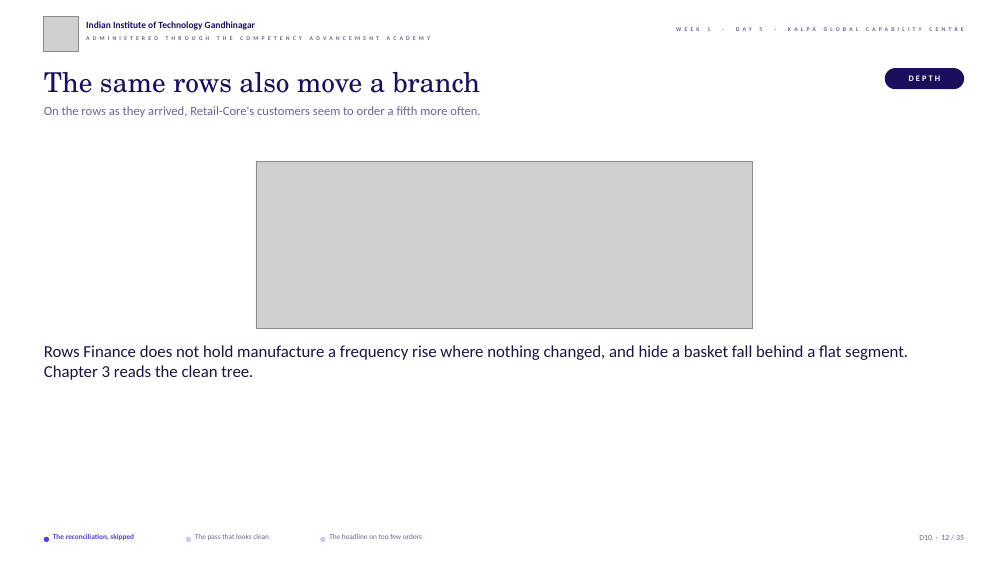
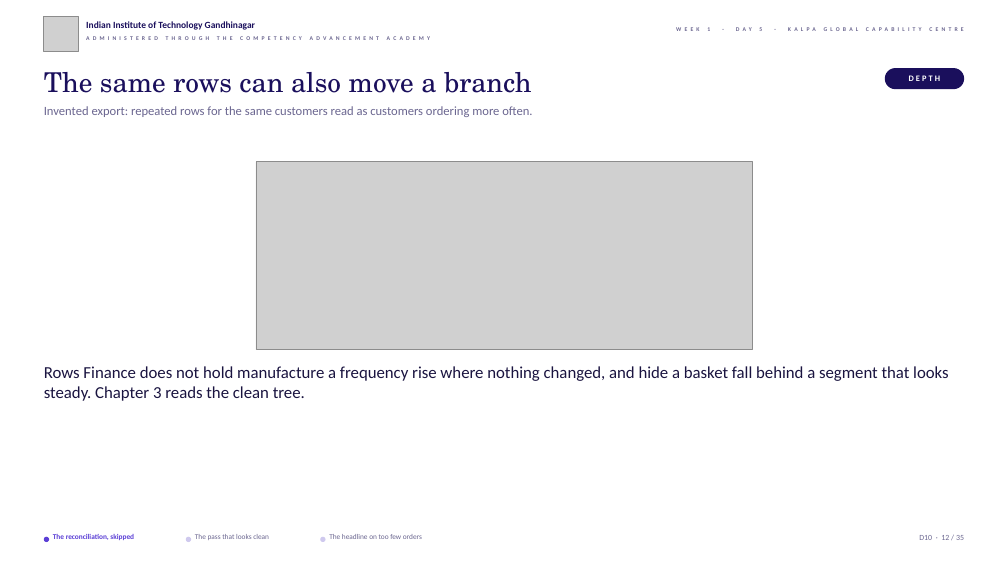
Before and after one commit to fde-academy-lab/c2-content-factory, a slide deck: slide 12 of content/W01/D5/slides/C2_W01_D05_debrief_STUDENT.pptx. Drawn at 1008x567 pixels with LibreOffice and Linux fonts; fonts in the diff are those of the drawing; grey boxes stand for pictures; background and template pictures are left out. Boxes give left, top, right and bottom in pixels: in the first picture for what was removed or moved away, otherwise in the second. Text is boxed around its words. In the diff, an @@ line names an element or a change of style, - is before the commit and + after.

```diff
--- a/content/W01/D5/slides/C2_W01_D05_debrief_STUDENT.pptx
+++ b/content/W01/D5/slides/C2_W01_D05_debrief_STUDENT.pptx
@@ text at [44, 72, 531, 93]: text changed @@
-The same rows also move a branch
+The same rows can also move a branch
@@ text at [44, 106, 532, 117]: text changed @@
-On the rows as they arrived, Retail-Core's customers seem to order a fifth more often.
+Invented export: repeated rows for the same customers read as customers ordering more often.
@@ picture: place and size @@
-picture at [256, 162, 752, 328]
+picture at [256, 162, 752, 349]
@@ text at [44, 366, 949, 401]: text changed @@
-Rows Finance does not hold manufacture a frequency rise where nothing changed, and hide a basket fall behind a flat segment. Chapter 3 reads the clean tree.
+Rows Finance does not hold manufacture a frequency rise where nothing changed, and hide a basket fall behind a segment that looks steady. Chapter 3 reads the clean tree.
```
Also in this commit, not shown: 28 other slides changed, 1 other file.
